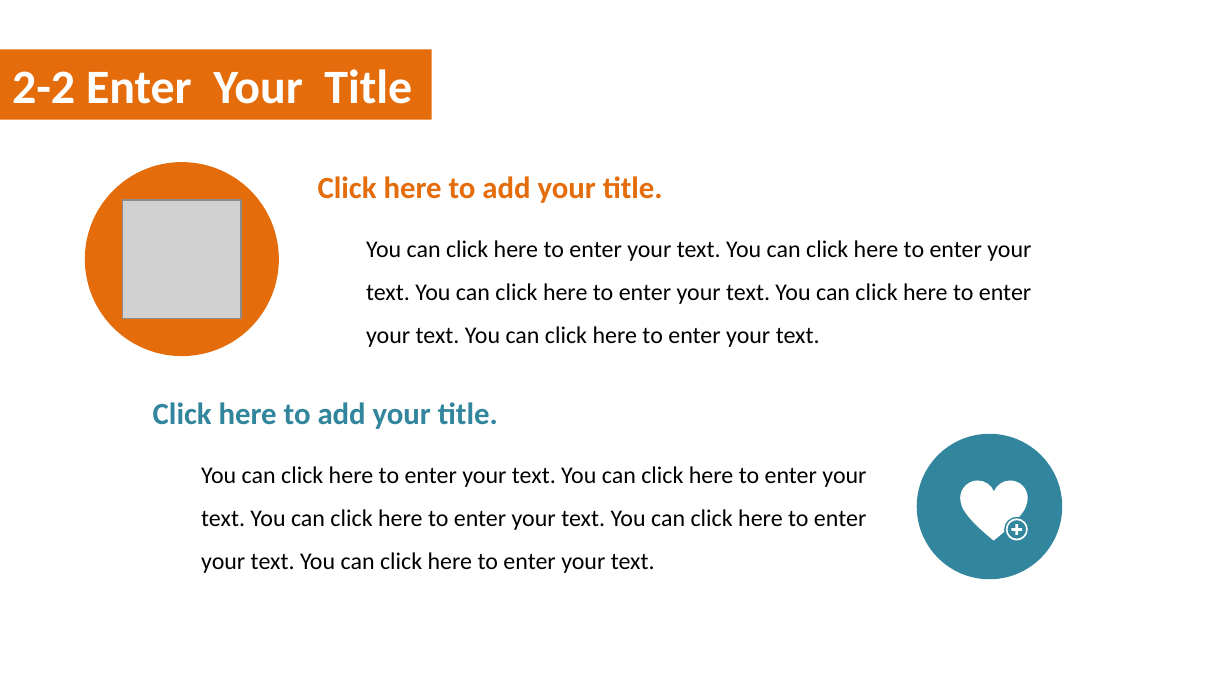
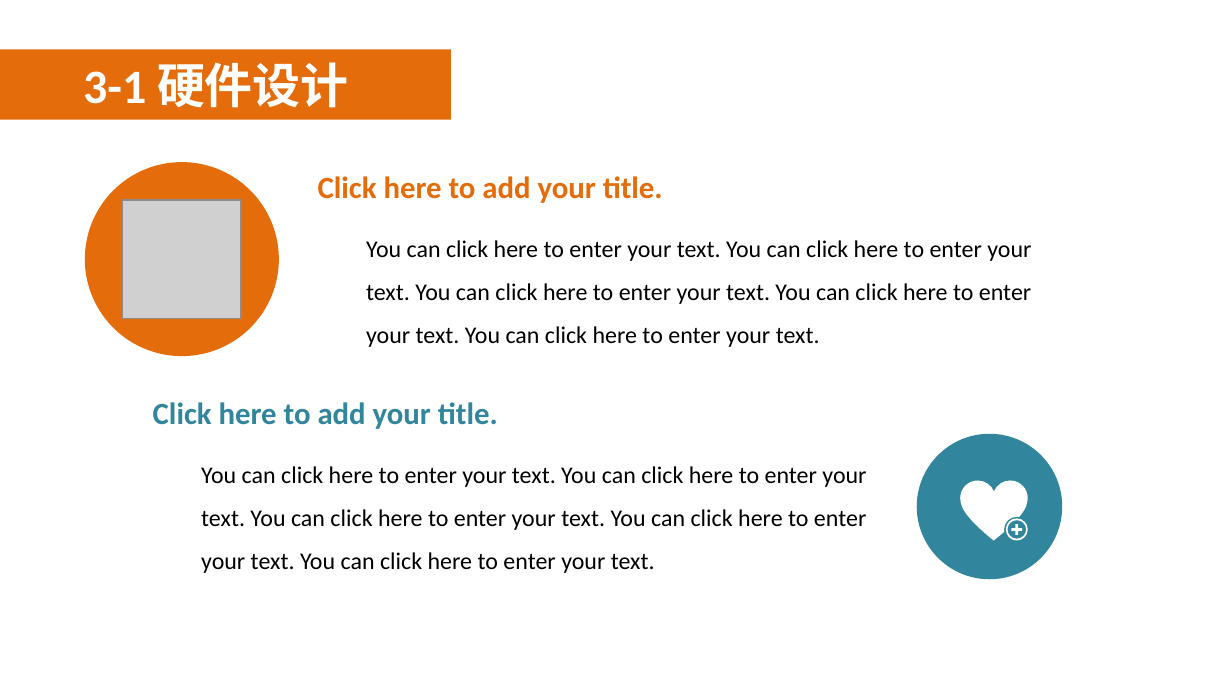
Before and after one commit to PaulingZhou/GraduationDesign, a slide deck: slide 12 of 答辩ppt.pptx (slide 9 before the commit). Drawn at 1232x693 pixels with LibreOffice and Linux fonts; fonts in the diff are those of the drawing; grey boxes stand for pictures; background and template pictures are left out. Boxes give left, top, right and bottom in pixels: in the first picture for what was removed or moved away, otherwise in the second. Text is boxed around its words. In the diff, an @@ line names an element or a change of style, - is before the commit and + after.

```diff
--- a/答辩ppt.pptx
+++ b/答辩ppt.pptx
@@ rectangle resized from (x1=0, y1=49, x2=431, y2=120) to (x1=0, y1=49, x2=451, y2=120) @@
@@ text at (x1=83, y1=62, x2=348, y2=108): text changed @@
-2-2 Enter Your Title
+3-1 硬件设计
```
Also in this commit, not shown: 12 other slides changed, 6 slides added, 4 slides removed, 16 other files.
